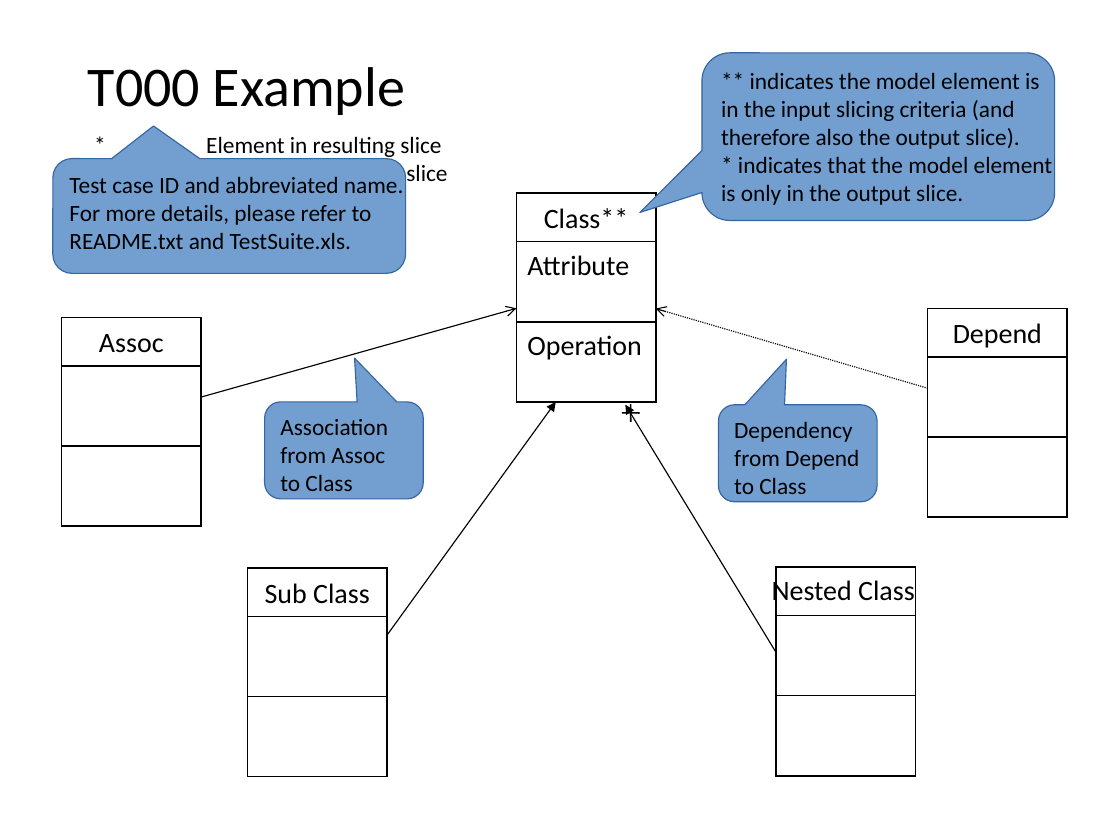
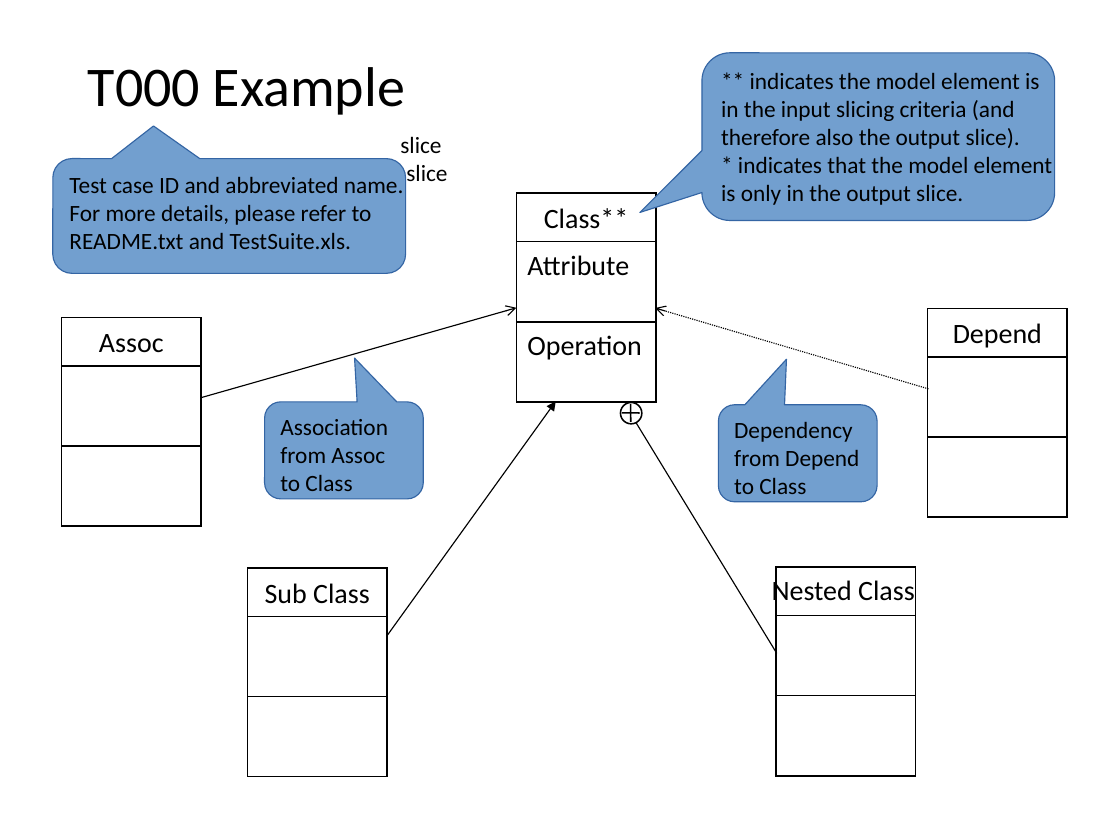
Before and after one commit to nlsfung/MMINT_Examples, a slide deck: slide 2 of CDSliceTestSuite/TestSuite.ppt. Drawn at 1120x840 pixels with LibreOffice and Linux fonts; fonts in the diff are those of the drawing. Boxes give left, top, right and bottom in pixels: in the first picture for what was removed or moved away, otherwise in the second. Text is boxed around its words. In the diff, an @@ line names an element or a change of style, - is before the commit and + after.

```diff
--- a/CDSliceTestSuite/TestSuite.ppt
+++ b/CDSliceTestSuite/TestSuite.ppt
@@ rectangle added at (x1=88, y1=114, x2=398, y2=203), fill #FFFFFF @@
@@ ellipse added at (x1=620, y1=402, x2=642, y2=423), fill #FFFFFF, outline #000000 0.99 pt @@
@@ arrow (777, 653) - (625, 404): arrow to line @@
```
Also in this commit, not shown: 14 other slides changed, 2 other files.
